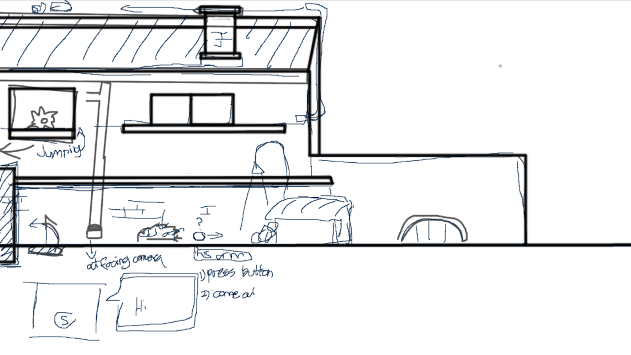
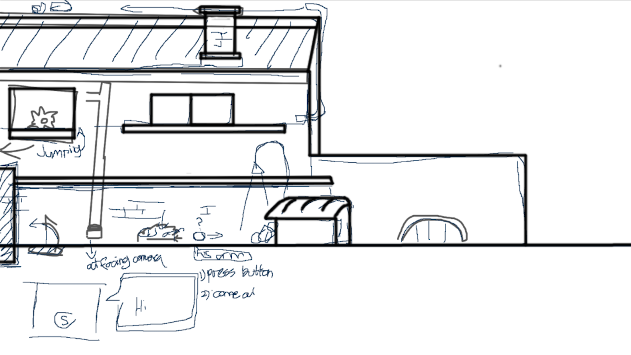
Before/after of a 631 × 355 layered artwork. What changed in the layer stack:
painted on "Layer" over [263, 195, 353, 248]
